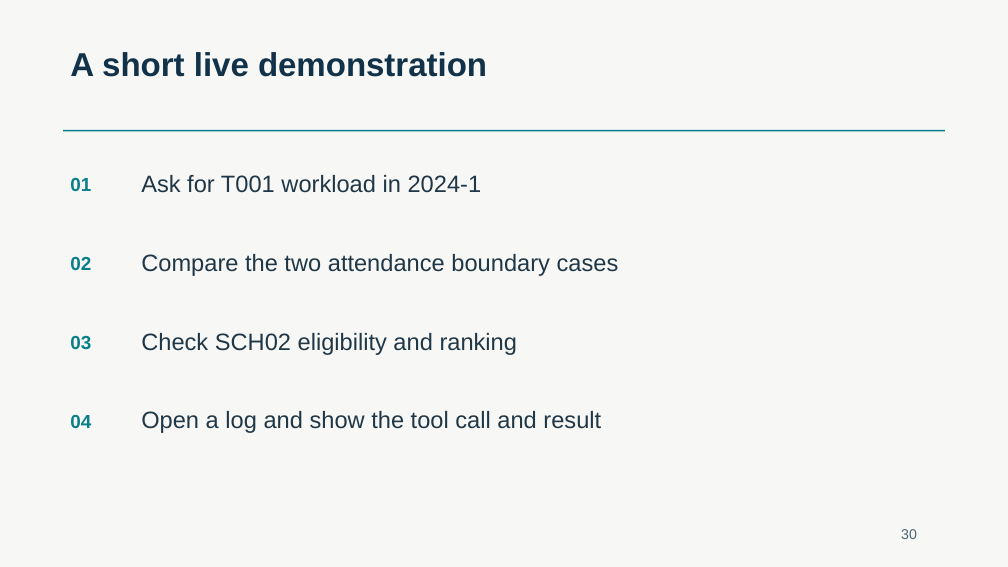
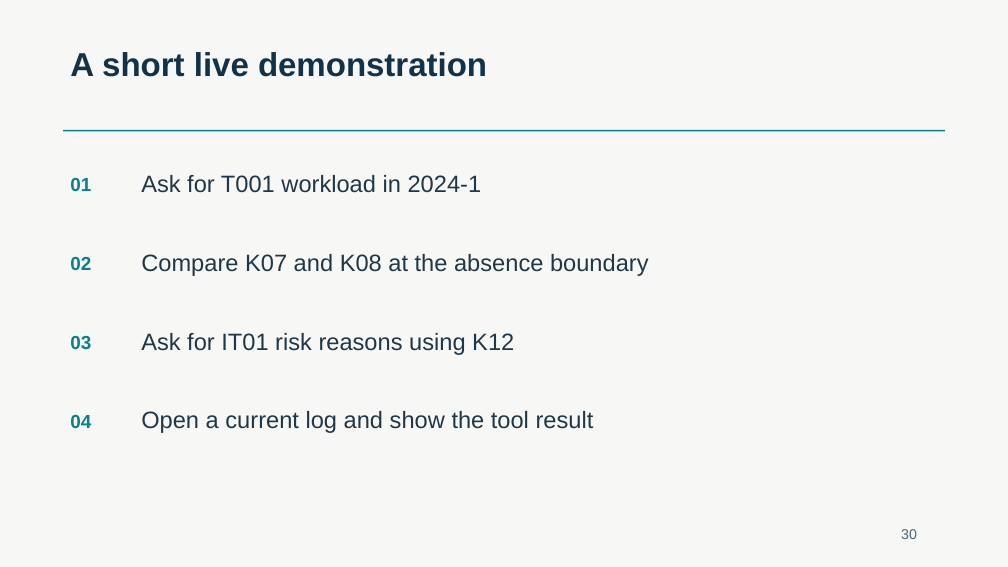
Before and after one commit to HaHiepThanh/mcp-ts, a slide deck: slide 30 of phase2/runs/khoa/MCP-TS-SDK-phase2.pptx. Drawn at 1008x567 pixels with LibreOffice and Linux fonts; fonts in the diff are those of the drawing. Boxes give left, top, right and bottom in pixels: in the first picture for what was removed or moved away, otherwise in the second. Text is boxed around its words. In the diff, an @@ line names an element or a change of style, - is before the commit and + after.

Commit message:
fix(phase2): isolate provisional finance cases and make Khoa runs reproducible

```diff
--- a/phase2/runs/khoa/MCP-TS-SDK-phase2.pptx
+++ b/phase2/runs/khoa/MCP-TS-SDK-phase2.pptx
@@ text at box(141, 254, 649, 276): text changed @@
-Compare the two attendance boundary cases
+Compare K07 and K08 at the absence boundary
@@ text at box(141, 333, 514, 355): text changed @@
-Check SCH02 eligibility and ranking
+Ask for IT01 risk reasons using K12
@@ text at box(141, 411, 594, 433): text changed @@
-Open a log and show the tool call and result
+Open a current log and show the tool result
```
Also in this commit, not shown: 15 other slides changed, 30 other files.
